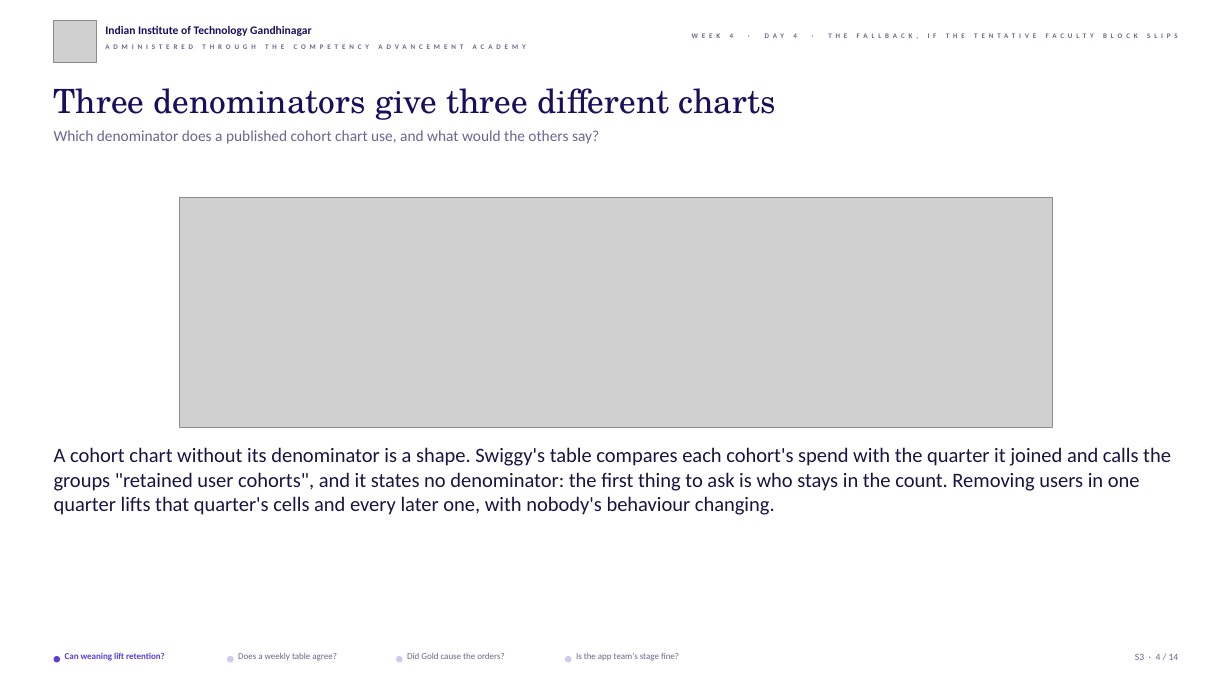
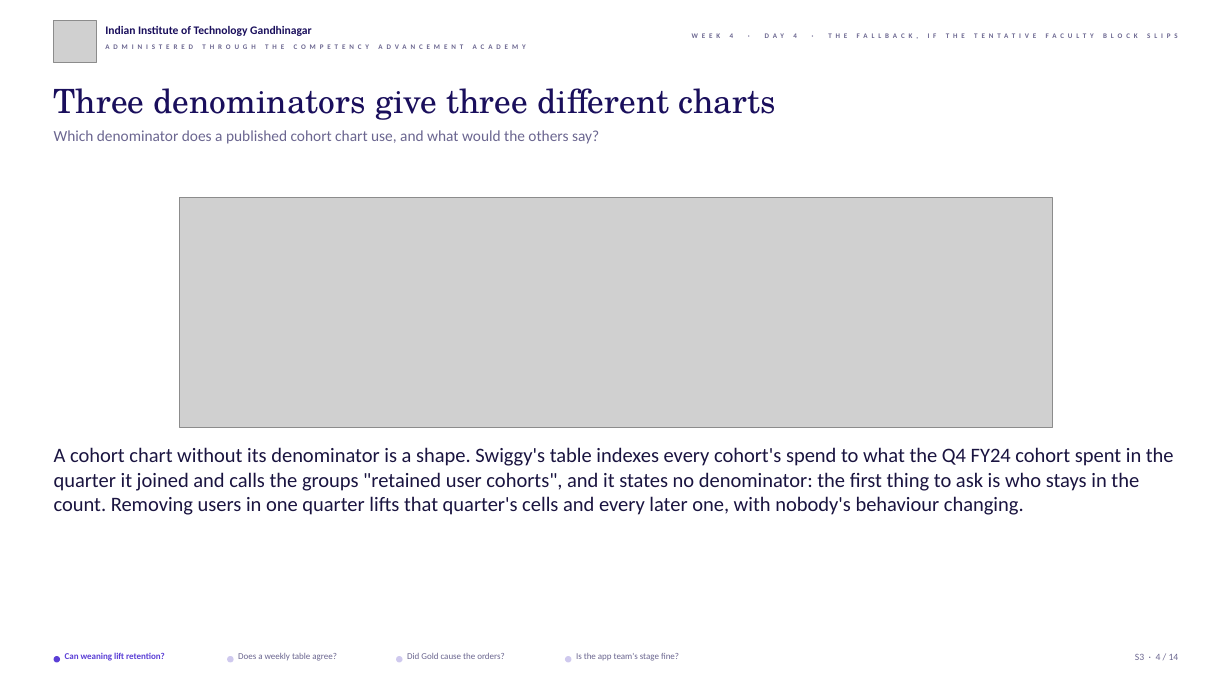
Before and after one commit to fde-academy-lab/c2-content-factory, a slide deck: slide 4 of content/W04/D4/slides/C2_W04_D04_fallback_STUDENT.pptx. Drawn at 1232x693 pixels with LibreOffice and Linux fonts; fonts in the diff are those of the drawing; grey boxes stand for pictures; background and template pictures are left out. Boxes give left, top, right and bottom in pixels: in the first picture for what was removed or moved away, otherwise in the second. Text is boxed around its words. In the diff, an @@ line names an element or a change of style, - is before the commit and + after.

```diff
--- a/content/W04/D4/slides/C2_W04_D04_fallback_STUDENT.pptx
+++ b/content/W04/D4/slides/C2_W04_D04_fallback_STUDENT.pptx
@@ text at (54, 447, 1174, 515): text changed @@
-A cohort chart without its denominator is a shape. Swiggy's table compares each cohort's spend with the quarter it joined and calls the groups "retained user cohorts", and it states no denominator: the first thing to ask is who stays in the count. Removing users in one quarter lifts that quarter's cells and every later one, with nobody's behaviour changing.
+A cohort chart without its denominator is a shape. Swiggy's table indexes every cohort's spend to what the Q4 FY24 cohort spent in the quarter it joined and calls the groups "retained user cohorts", and it states no denominator: the first thing to ask is who stays in the count. Removing users in one quarter lifts that quarter's cells and every later one, with nobody's behaviour changing.
```
Also in this commit, not shown: 24 other files.
